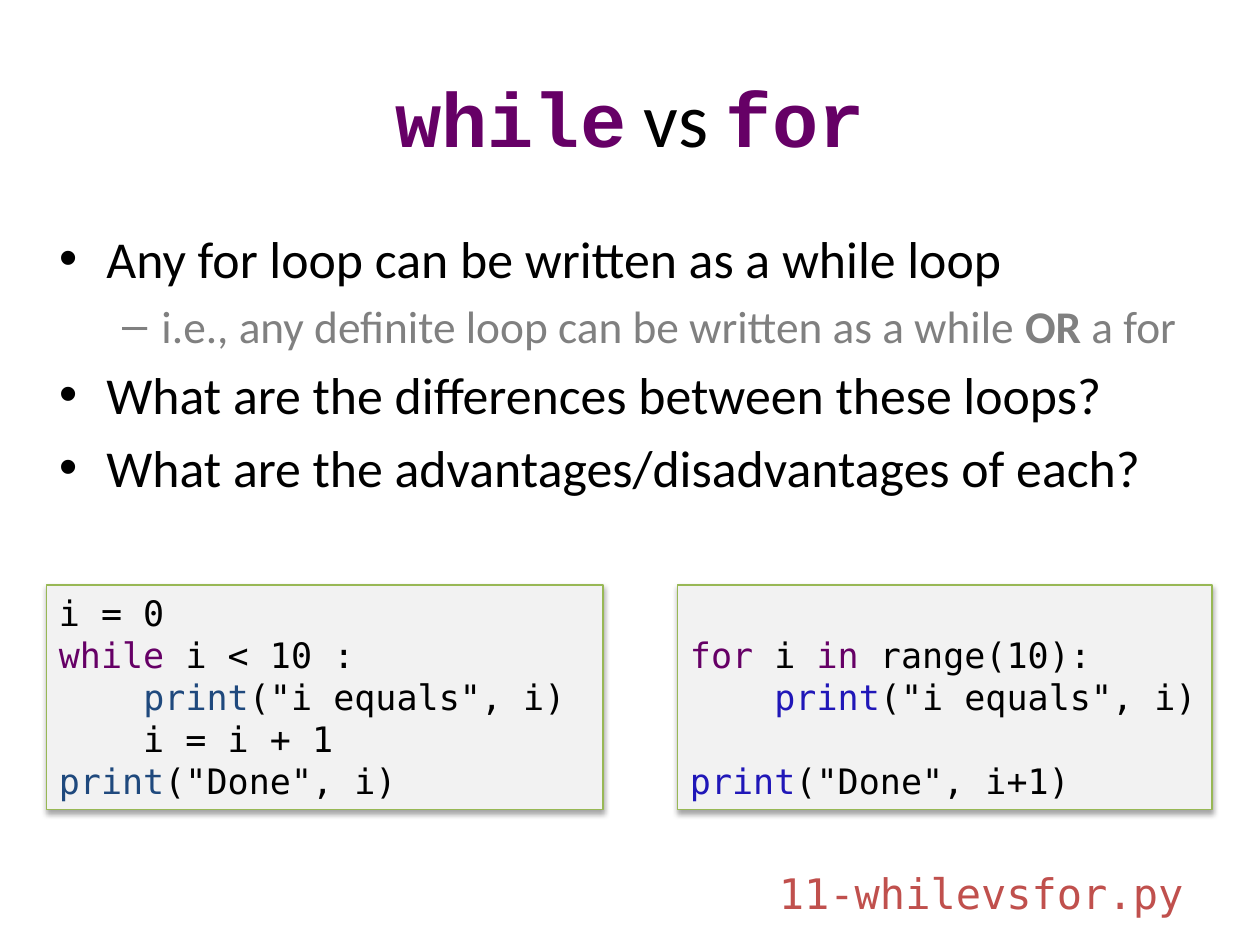
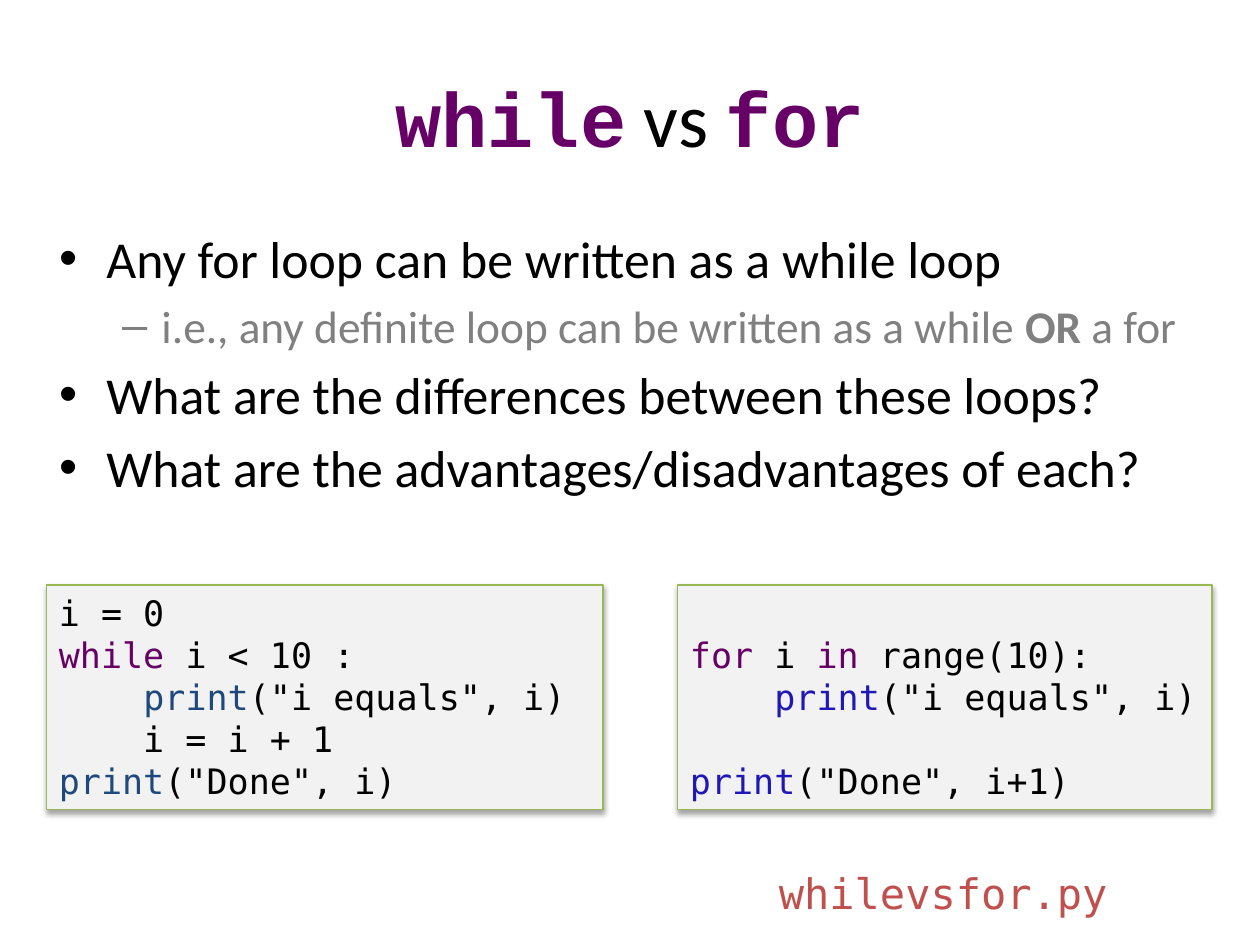
Before and after one commit to emhill/117-S15, a slide deck: slide 6 of src/morea/materials/14-while-loops.pptx (slide 13 before the commit). Drawn at 1260x945 pixels with LibreOffice and Linux fonts; fonts in the diff are those of the drawing. Boxes give left, top, right and bottom in pixels: in the first picture for what was removed or moved away, otherwise in the second. Text is boxed around its words. In the diff, an @@ line names an element or a change of style, - is before the commit and + after.

Commit message:
while files

```diff
--- a/src/morea/materials/14-while-loops.pptx
+++ b/src/morea/materials/14-while-loops.pptx
@@ text at [779, 877, 1108, 918]: text changed @@
-11-whilevsfor.py
+whilevsfor.py
```
Also in this commit, not shown: 9 other slides changed, 24 slides added, 8 slides removed, 26 other files.
